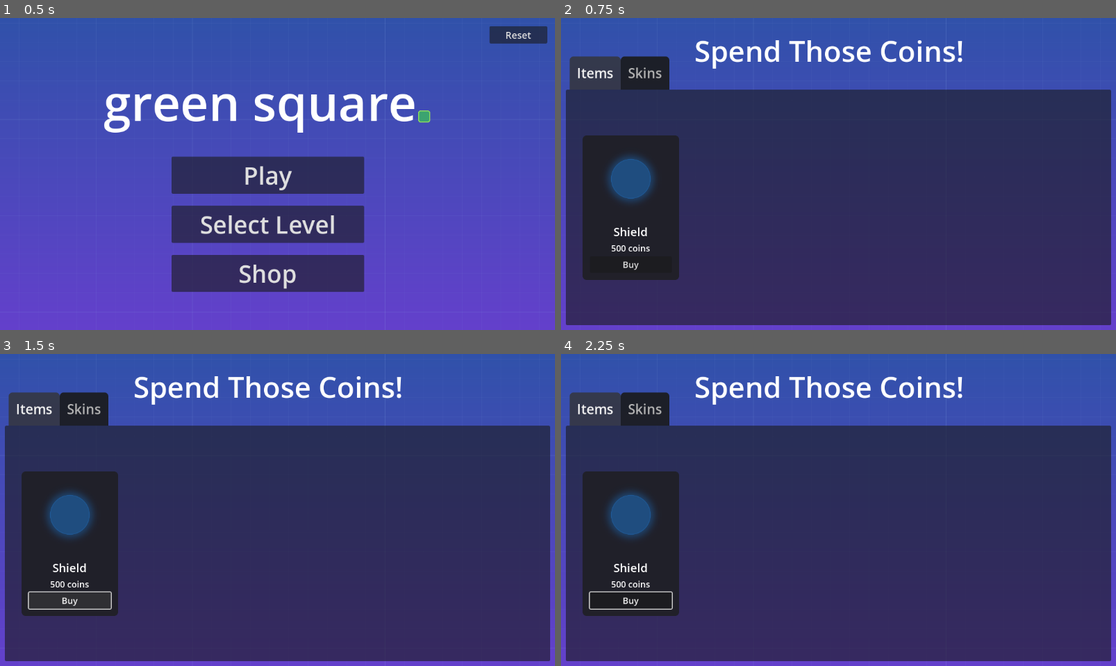
Above: before the commit, frames 1-4 (two rows, left to right).
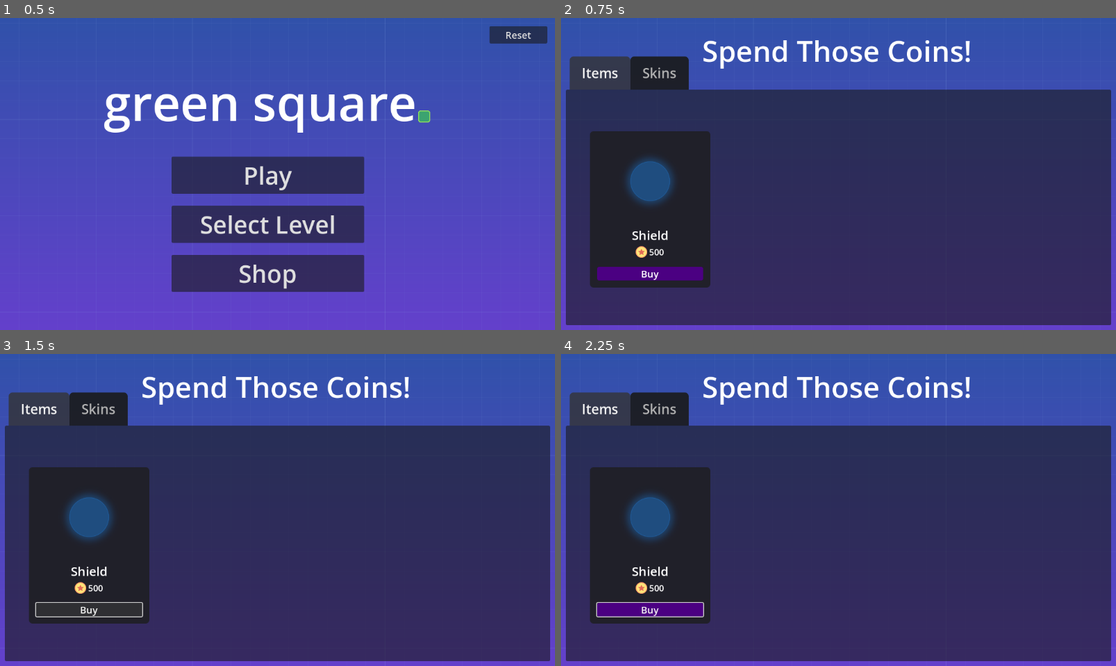
Above: after the commit, the same moments.

Repository: Aoshua/Geometric-2D-Platformer
Game: Godot game, scene res://src/ui/menus/main_menu.tscn
Same seed, same stepped clock (60 frames per second), same inputs: the game is played once before the commit and once after it. Sound files missing from this copy of the repository are replaced by a short silence.
Inputs (mouse positions are in pixels of both pictures, inside the frame that each line leads up to):
- Up to frame 1 (0.5 s): no input
- Up to frame 2 (0.75 s): click "Shop" at 0.5 s
- Up to frame 3 (1.5 s): click "Buy" at 1.25 s
- Up to frame 4 (2.25 s): tap Enter at 2 s; move the mouse to (960, 494) at 2.02 s; hold D (move_right) from 2.03 s (still down); click (960, 494) at 2.17 s

Frame 1 is identical in both runs. In frame 2, 8.8% of the frame differs, in the area x 3-74%, y 7-87%; in frame 3, 8.4%; in frame 4, 8.9%.

Commit message:
more shop card changes

Diff:
--- a/src/ui/menus/shop.tscn
+++ b/src/ui/menus/shop.tscn
@@ -1,25 +1,26 @@
-[gd_scene load_steps=8 format=3 uid="uid://edh5q37jsym4"]
+[gd_scene load_steps=9 format=3 uid="uid://edh5q37jsym4"]
 
 [ext_resource type="Script" path="res://src/ui/menus/shop.gd" id="1_0tgnb"]
 [ext_resource type="Texture2D" uid="uid://b7n1ifr3tdfcc" path="res://assets/background.png" id="2_pyi5n"]
 [ext_resource type="Texture2D" uid="uid://dbugxyfskhd5a" path="res://assets/force-field.png" id="3_6ovbw"]
+[ext_resource type="Texture2D" uid="uid://your_coin_texture_id" path="res://assets/coin.png" id="4_coin"]
 
 [sub_resource type="Theme" id="Theme_hek2r"]
 default_font_size = 102
 
 [sub_resource type="StyleBoxFlat" id="StyleBoxFlat_o8w5j"]
-content_margin_left = 15.0
+content_margin_left = 25.0
 content_margin_top = 15.0
-content_margin_right = 15.0
+content_margin_right = 25.0
 content_margin_bottom = 15.0
 bg_color = Color(0.2, 0.2, 0.2, 0.8)
 corner_radius_top_left = 8
 corner_radius_top_right = 8
 
 [sub_resource type="StyleBoxFlat" id="StyleBoxFlat_7yucl"]
-content_margin_left = 15.0
+content_margin_left = 25.0
 content_margin_top = 15.0
-content_margin_right = 15.0
+content_margin_right = 25.0
 content_margin_bottom = 15.0
 bg_color = Color(0.1, 0.1, 0.1, 0.9)
 corner_radius_top_left = 8
@@ -32,6 +33,13 @@
 corner_radius_bottom_right = 8
 corner_radius_bottom_left = 8
 
+[sub_resource type="StyleBoxFlat" id="StyleBoxFlat_indigo"]
+bg_color = Color(0.294, 0.0, 0.51, 1.0)
+corner_radius_top_left = 4
+corner_radius_top_right = 4
+corner_radius_bottom_right = 4
+corner_radius_bottom_left = 4
+
 [node name="Shop" type="CanvasLayer"]
 script = ExtResource("1_0tgnb")
 
@@ -47,9 +55,9 @@
 anchors_preset = 5
 anchor_left = 0.5
 anchor_right = 0.5
-offset_left = -20.0
+offset_left = -4.0
 offset_top = 16.0
-offset_right = 20.0
+offset_right = 36.0
 offset_bottom = 56.0
 grow_horizontal = 2
 
@@ -112,7 +120,7 @@
 theme_override_constants/separation = 20
 
 [node name="ItemCard1" type="Control" parent="TabContainer/Items/ScrollContainer/MarginContainer/ItemsGrid"]
-custom_minimum_size = Vector2(220, 380)
+custom_minimum_size = Vector2(300, 380)
 layout_mode = 2
 
 [node name="PanelContainer" type="PanelContainer" parent="TabContainer/Items/ScrollContainer/MarginContainer/ItemsGrid/ItemCard1"]
@@ -122,10 +130,10 @@
 anchor_top = 0.5
 anchor_right = 0.5
 anchor_bottom = 0.5
-offset_left = -100.0
-offset_top = -150.0
-offset_right = 100.0
-offset_bottom = 150.0
+offset_left = -125.0
+offset_top = -159.0
+offset_right = 125.0
+offset_bottom = 166.0
 grow_horizontal = 2
 grow_vertical = 2
 theme_override_styles/panel = SubResource("StyleBoxFlat_card")
@@ -152,25 +160,38 @@
 expand_mode = 1
 stretch_mode = 5
 
-[node name="Spacer" type="Control" parent="TabContainer/Items/ScrollContainer/MarginContainer/ItemsGrid/ItemCard1/PanelContainer/MarginContainer/VBoxContainer"]
-custom_minimum_size = Vector2(0, 10)
-layout_mode = 2
-
 [node name="ItemName" type="Label" parent="TabContainer/Items/ScrollContainer/MarginContainer/ItemsGrid/ItemCard1/PanelContainer/MarginContainer/VBoxContainer"]
 layout_mode = 2
-theme_override_font_sizes/font_size = 24
+theme_override_font_sizes/font_size = 26
 text = "Shield"
 horizontal_alignment = 1
 
-[node name="ItemPrice" type="Label" parent="TabContainer/Items/ScrollContainer/MarginContainer/ItemsGrid/ItemCard1/PanelContainer/MarginContainer/VBoxContainer"]
+[node name="PriceContainer" type="HBoxContainer" parent="TabContainer/Items/ScrollContainer/MarginContainer/ItemsGrid/ItemCard1/PanelContainer/MarginContainer/VBoxContainer"]
+layout_mode = 2
+alignment = 1
+
+[node name="CoinIcon" type="TextureRect" parent="TabContainer/Items/ScrollContainer/MarginContainer/ItemsGrid/ItemCard1/PanelContainer/MarginContainer/VBoxContainer/PriceContainer"]
+custom_minimum_size = Vector2(24, 24)
+layout_mode = 2
+texture = ExtResource("4_coin")
+expand_mode = 1
+stretch_mode = 5
+
+[node name="ItemPrice" type="Label" parent="TabContainer/Items/ScrollContainer/MarginContainer/ItemsGrid/ItemCard1/PanelContainer/MarginContainer/VBoxContainer/PriceContainer"]
 layout_mode = 2
 theme_override_font_sizes/font_size = 18
-text = "500 coins"
-horizontal_alignment = 1
+text = "500"
+vertical_alignment = 1
+
+[node name="Spacer2" type="Control" parent="TabContainer/Items/ScrollContainer/MarginContainer/ItemsGrid/ItemCard1/PanelContainer/MarginContainer/VBoxContainer"]
+custom_minimum_size = Vector2(0, 10)
+layout_mode = 2
 
 [node name="BuyButton" type="Button" parent="TabContainer/Items/ScrollContainer/MarginContainer/ItemsGrid/ItemCard1/PanelContainer/MarginContainer/VBoxContainer"]
 layout_mode = 2
-theme_override_font_sizes/font_size = 18
+theme_override_font_sizes/font_size = 20
+theme_override_styles/normal = SubResource("StyleBoxFlat_indigo")
+theme_override_colors/font_color = Color(1, 1, 1, 1)
 text = "Buy"
 
 [node name="Skins" type="VBoxContainer" parent="TabContainer"]
